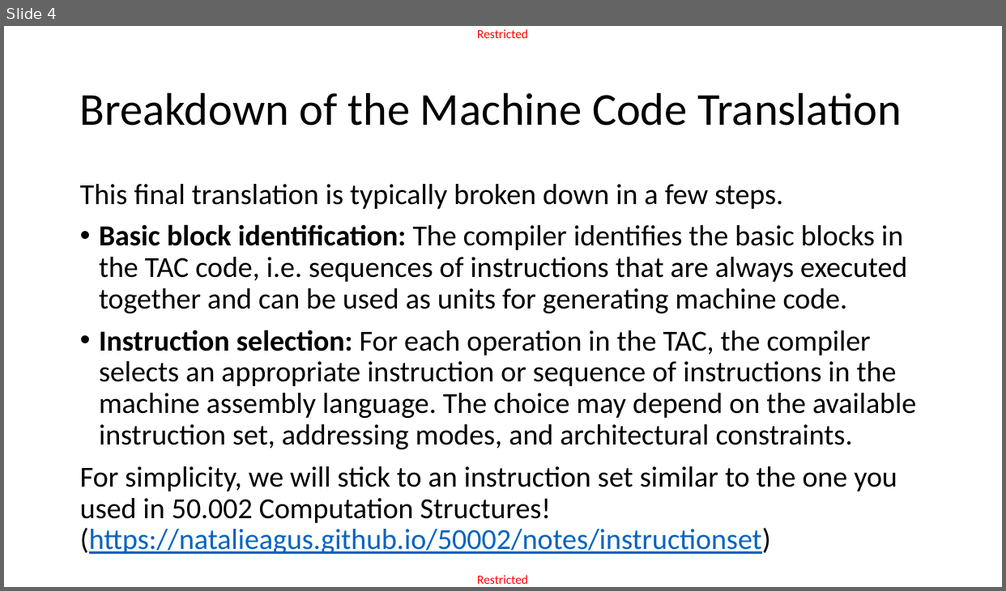
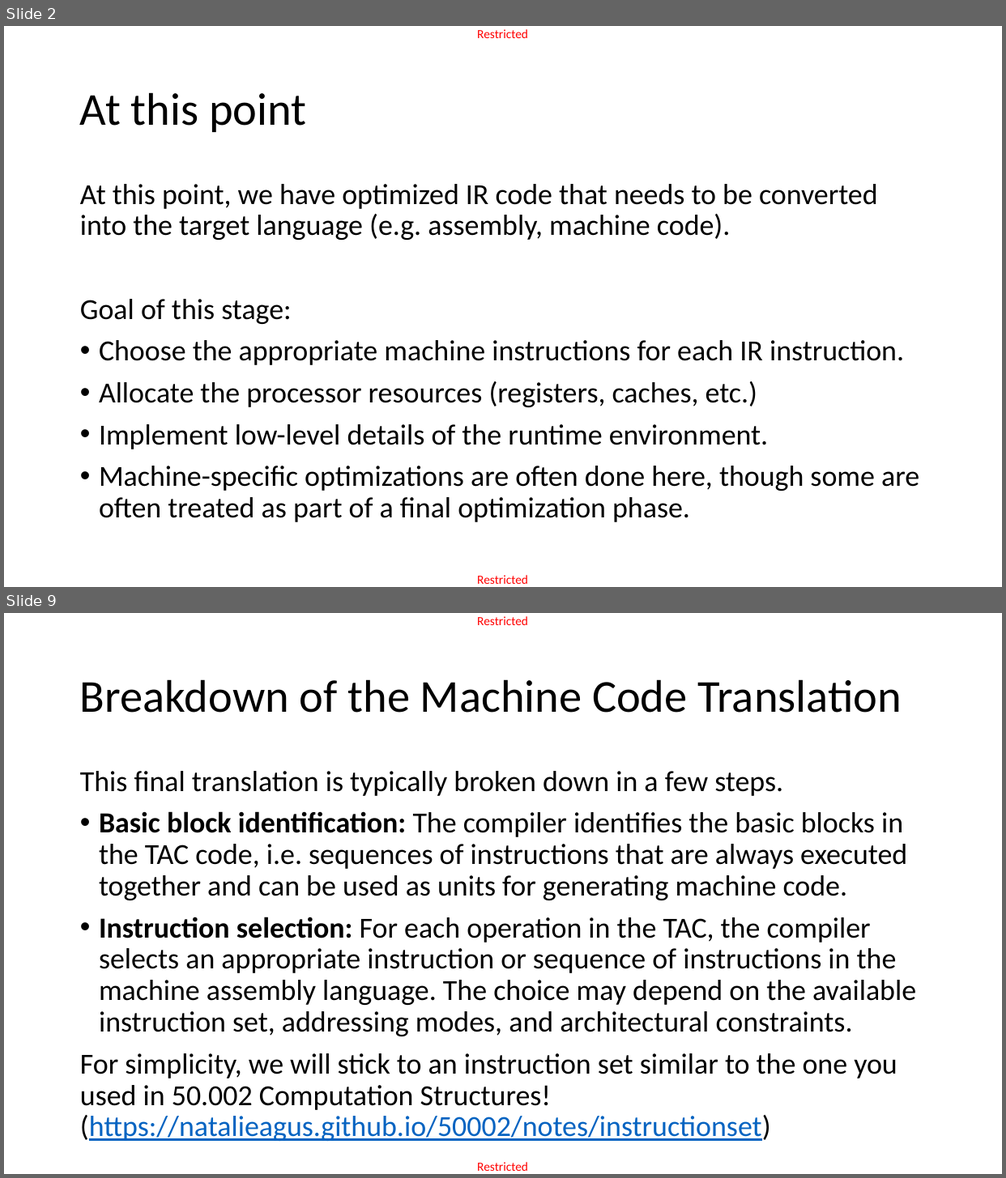
Before and after one commit to matthieudemari/SUTD_PLC_50_051, a slide deck: W13/W13S2/W13S2.pptx. Shown one above the other, each under a label of ours: slide 4 before the commit, slides 2 and 9 after it; the slides between them are not shown. The pictures are 1006x591 and 1006x1178 pixels, drawn with LibreOffice and Linux fonts; fonts in the diff are those of the drawing. Boxes give left, top, right and bottom in pixels: in the first picture for what was removed or moved away, otherwise in the second. Text is boxed around its words. In the diff, an @@ line names an element or a change of style, - is before the commit and + after.

```diff
--- a/W13/W13S2/W13S2.pptx
+++ b/W13/W13S2/W13S2.pptx
@@ slide 2 added at box(4, 26, 1002, 587), background #FFFFFF; not listed: 2 template elements that a slide beside it also shows @@
@@ title added at box(80, 92, 306, 132), 44 pt, text #000000 @@
+At this point
@@ text added at box(80, 184, 919, 523), 28 pt, text #000000 @@
+At this point, we have optimized IR code that needs to be converted into the target language (e.g. assembly, machine code).
+Goal of this stage:
+• Choose the appropriate machine instructions for each IR instruction.
+• Allocate the processor resources (registers, caches, etc.)
+• Implement low-level details of the runtime environment.
+• Machine-specific optimizations are often done here, though some are often treated as part of a final optimization phase.
@@ what was slide 4 is now slide 9 @@
```
Also in this commit, not shown: 3 slides changed, 54 other slides added, 5 slides removed.
